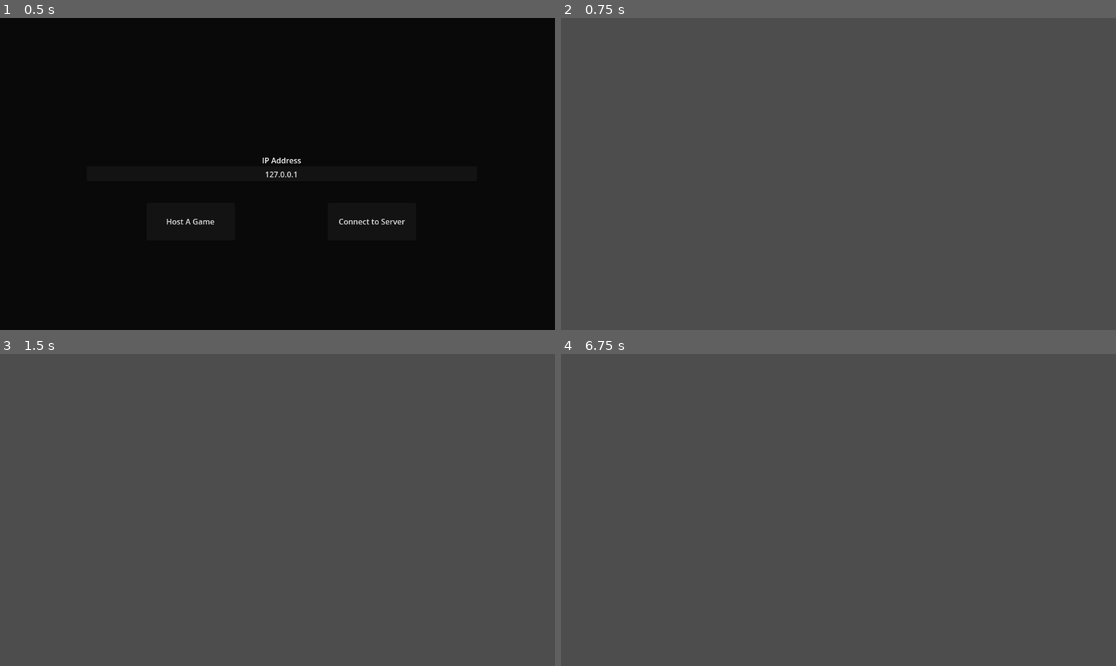
Above: before the commit, frames 1-4 (two rows, left to right).
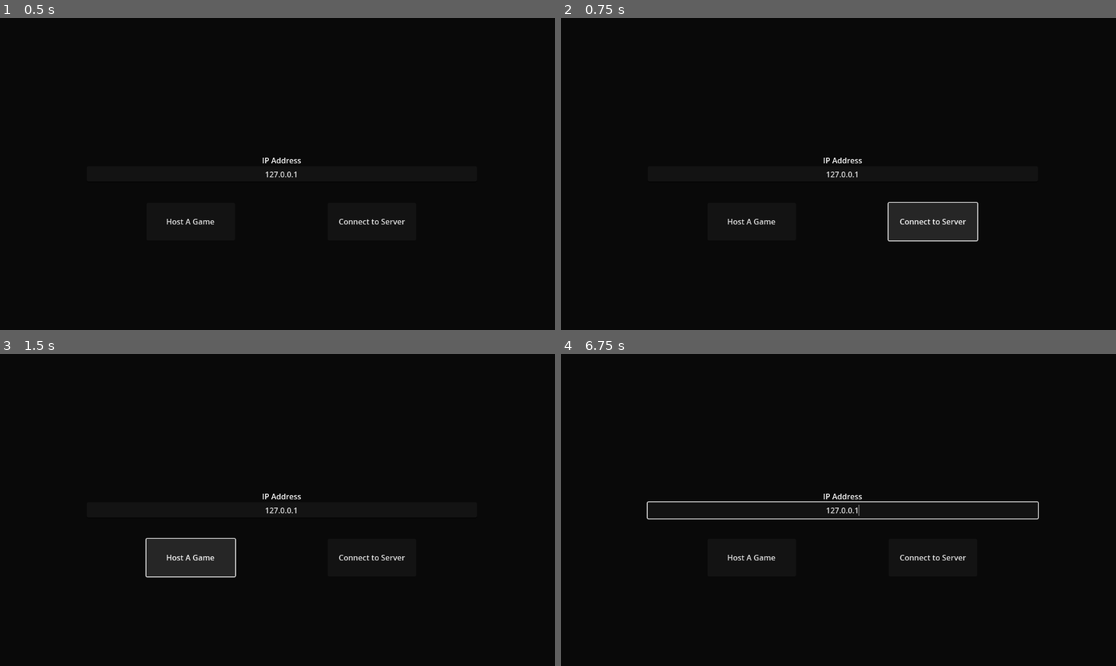
Above: after the commit, the same moments.

Repository: jeronimo-schreyer/multiplayer-voxel-test
Game: Godot game, scene res://main.tscn
The game is run twice, just before and just after one commit, with the same random seed, the same clock (stepped at 60 frames per second) and the same inputs.
Inputs (mouse positions are in pixels of both pictures, inside the frame that each line leads up to):
- Up to frame 1 (0.5 s): no input
- Up to frame 2 (0.75 s): click "Connect to Server" at 0.5 s
- Up to frame 3 (1.5 s): click (188, 556) at 1.25 s, where only the run after the commit has a clickable "Host A Game"
- Up to frame 4 (6.75 s): move the mouse to (960, 494) at 2.02 s; tap S (camera.back) at 2.1, 4.55, 5.1 s; click (960, 494) at 2.17 s; tap W (camera.forward) at 2.3, 2.85, 5.3, 5.85 s; move the mouse to (727, 525) at 2.77 s; click (727, 525) at 2.92 s; tap A (camera.left) at 3.05, 3.6, 6.05, 6.6 s; move the mouse to (894, 441) at 3.52 s; click (894, 441) at 3.67 s; tap D (camera.right) at 3.8, 4.35 s; move the mouse to (810, 572) at 4.27 s; click (810, 572) at 4.42 s; move the mouse to (1005, 556) at 5.02 s; click (1005, 556) at 5.17 s; tap Escape (ui_cancel) at 5.65 s; move the mouse to (672, 463) at 5.77 s; click (672, 463) at 5.92 s; move the mouse to (866, 510) at 6.52 s; click (866, 510) at 6.67 s

Frame 1 is identical in both runs. In frame 2, 100% of the frame differs, in the area x 0-100%, y 0-100%; in frame 3, 100%; in frame 4, 100%.
Error after the commit: Parse Error: Could not find base class "VoxelTerrain". (res://client/client.gd:1)

Commit message:
Client / Server login and implementation in main scene

Diff:
--- /dev/null
+++ b/client/client.gd
@@ -0,0 +1,81 @@
+extends VoxelTerrain
+
+
+@export var ray_length = 100.0
+@export var edit_radius = 2.5
+
+@onready var camera = get_node("%Camera3D")
+@onready var world = get_world_3d()
+@onready var tool = get_voxel_tool()
+
+var WS = WebSocketClient.new()
+var serializer = VoxelBlockSerializer.new()
+
+
+# Called when the node enters the scene tree for the first time.
+func _ready():
+	# WebSocketClient signals
+	WS.connection_established.connect(on_client_connected)
+	WS.connection_closed.connect(on_client_disconnected)
+	WS.connection_error.connect(on_client_connection_failed)
+	WS.data_received.connect(on_received_data)
+
+
+# Called every frame. 'delta' is the elapsed time since the previous frame.
+func _process(_delta):
+	if is_connected_to_server():
+		WS.poll()
+
+		# update position when its actually connected
+		if WS.get_peer(1).is_connected_to_host():
+			WS.get_peer(1).put_packet(var2bytes($Player.global_transform))
+
+
+func _exit_tree():
+	WS.disconnect_from_host(1001, "Bye bye!")
+
+
+func is_connected_to_server():
+	return Array([
+			WebSocketClient.CONNECTION_CONNECTING,
+			WebSocketClient.CONNECTION_CONNECTED,
+	]).has(WS.get_connection_status())
+
+
+func connect_to_url(host, port=8000, protocols=["binary"]):
+	printt("Client::connect_to_url - Connecting to host", host, port, protocols)
+
+	if WS.connect_to_url("ws://%s:%d" % [host, port], protocols) != OK:
+		set_process(false)
+
+
+func deserialize_voxel_buffer(data : PackedByteArray):
+	var stream_peer_buffer = StreamPeerBuffer.new()
+	var voxel_buffer = VoxelBuffer.new()
+	stream_peer_buffer.data_array = data
+	serializer.deserialize(stream_peer_buffer, voxel_buffer, data.size(), true)
+	return voxel_buffer
+
+
+func on_client_connected(protocol):
+	printt("Client::on_client_connected", protocol)
+	WS.get_peer(1).set_write_mode(WebSocketPeer.WRITE_MODE_BINARY)
+
+
+func on_client_connection_failed():
+	print("Client::on_client_connection_failed - Unable to reach server")
+
+
+func on_client_disconnected(clean=true):
+	print("Client::on_client_disconnected - clean: ", str(clean))
+
+
+func on_received_data():
+	var packet = bytes2var(WS.get_peer(1).get_packet())
+	var voxel_buffer = deserialize_voxel_buffer(packet[1])
+	match packet[0]:
+		Server.PacketType.BLOCK_DATA:
+			try_set_block_data(packet[2], voxel_buffer)
+		Server.PacketType.VOXEL_BUFFER:
+			printt("Client::on_received_data", str(voxel_buffer.get_size()))
+			tool.paste(packet[2], voxel_buffer, 1 << VoxelBuffer.CHANNEL_SDF, false)
--- /dev/null
+++ b/client/client.tscn
@@ -0,0 +1,37 @@
+[gd_scene load_steps=7 format=3 uid="uid://mv8imssn1s1o"]
+
+[ext_resource type="Script" path="res://client/client.gd" id="1_2fmie"]
+[ext_resource type="Script" path="res://client/player.gd" id="2_2yhhl"]
+
+[sub_resource type="Curve" id="Curve_vvko8"]
+_data = [Vector2(0, 0), 0.0, 0.0, 0, 0, Vector2(1, 1), 0.0, 0.0, 0, 0]
+point_count = 2
+
+[sub_resource type="FastNoiseLite" id="FastNoiseLite_0yntw"]
+
+[sub_resource type="VoxelGeneratorNoise2D" id="VoxelGeneratorNoise2D_6efiv"]
+height_start = 0.0
+height_range = 12.0
+noise = SubResource( "FastNoiseLite_0yntw" )
+curve = SubResource( "Curve_vvko8" )
+
+[sub_resource type="VoxelMesherTransvoxel" id="VoxelMesherTransvoxel_qt768"]
+
+[node name="VoxelTerrain" type="VoxelTerrain"]
+generator = SubResource( "VoxelGeneratorNoise2D_6efiv" )
+mesher = SubResource( "VoxelMesherTransvoxel_qt768" )
+automatic_loading_enabled = false
+run_stream_in_editor = false
+script = ExtResource( "1_2fmie" )
+
+[node name="Player" type="Node3D" parent="."]
+transform = Transform3D(1, 0, 0, 0, 1, 0, 0, 0, 1, 0, 12, 0)
+script = ExtResource( "2_2yhhl" )
+
+[node name="CameraRig" type="Node3D" parent="Player"]
+
+[node name="Camera3D" type="Camera3D" parent="Player/CameraRig"]
+unique_name_in_owner = true
+
+[node name="VoxelViewer" type="VoxelViewer" parent="Player/CameraRig/Camera3D"]
+view_distance = 192
--- /dev/null
+++ b/client/player.gd
@@ -0,0 +1,47 @@
+extends Node3D
+
+
+@export var mouse_sensitivity = 0.1
+@export var speed = 50.0
+
+@onready var rig = $CameraRig
+@onready var camera = get_node("%Camera3D")
+
+
+# Called every frame. 'delta' is the elapsed time since the previous frame.
+func _process(delta):
+	var y_movement = 0.0
+	if Input.is_action_pressed("camera.down"):
+		y_movement = -1.0
+	elif Input.is_action_pressed("camera.up"):
+		y_movement = 1.0
+
+	var input_vector = Input.get_vector(
+			"camera.left",
+			"camera.right",
+			"camera.forward",
+			"camera.back")
+
+	var camera_basis = camera.transform.basis
+	var direction = camera_basis * Vector3(
+			input_vector.x,
+			y_movement,
+			input_vector.y)
+
+	translate(direction * speed * delta)
+
+
+func _input(event):
+	if Input.is_action_just_pressed("ui_cancel"):
+		if Input.get_mouse_mode() == Input.MOUSE_MODE_VISIBLE:
+			Input.set_mouse_mode(Input.MOUSE_MODE_CAPTURED)
+		else:
+			Input.set_mouse_mode(Input.MOUSE_MODE_VISIBLE)
+
+	if event is InputEventMouseMotion and Input.get_mouse_mode() == Input.MOUSE_MODE_CAPTURED:
+		rig.rotate_x(deg2rad(event.relative.y * -mouse_sensitivity))
+		rotate_y(deg2rad(event.relative.x * -mouse_sensitivity))
+
+		var camera_rot = rig.rotation
+		camera_rot.x = clamp(camera_rot.x, deg2rad(-70), deg2rad(70))
+		rig.rotation = camera_rot
--- a/main.gd
+++ b/main.gd
@@ -6,8 +6,13 @@
 
 
 func on_connect_to_server_pressed():
+	var client = preload("res://client/client.tscn").instantiate()
+	client.connect_to_url(ip_address.text)
+	add_child(client)
+
 	login.hide()
 
 
 func on_host_game_pressed():
+	add_child(preload("res://server/server.tscn").instantiate())
 	login.hide()
--- a/project.godot
+++ b/project.godot
@@ -7,6 +7,16 @@
 ;   param=value ; assign values to parameters
 
 config_version=5
+
+_global_script_classes=[{
+"base": "VoxelTerrain",
+"class": &"Server",
+"language": &"GDScript",
+"path": "res://server/server.gd"
+}]
+_global_script_class_icons={
+"Server": ""
+}
 
 [application]
 
--- /dev/null
+++ b/server/remote_player.tscn
@@ -0,0 +1,7 @@
+[gd_scene format=3 uid="uid://ydmrfxc6gg2w"]
+
+[node name="RemotePlayer" type="Node3D"]
+transform = Transform3D(1, 0, 0, 0, 1, 0, 0, 0, 1, 0, 12, 0)
+
+[node name="VoxelViewer" type="VoxelViewer" parent="."]
+requires_data_block_notifications = true
--- /dev/null
+++ b/server/server.gd
@@ -0,0 +1,112 @@
+extends VoxelTerrain
+class_name Server
+
+
+@export var ray_length = 100.0
+@export var edit_radius = 2.5
+
+@onready var tool = get_voxel_tool()
+@onready var world = get_world_3d()
+
+var WS = WebSocketServer.new()
+var serializer = VoxelBlockSerializer.new()
+var voxel_buffer = VoxelBuffer.new()
+
+
+enum PacketType {
+	BLOCK_DATA,
+	VOXEL_BUFFER,
+}
+
+
+# Called when the node enters the scene tree for the first time.
+func _ready():
+	WS.client_connected.connect(on_client_connected)
+	WS.client_disconnected.connect(on_client_disconnected)
+	WS.client_close_request.connect(on_client_close_request)
+	WS.data_received.connect(on_received_data)
+
+	stream = preload("res://stream/world.tres")
+
+	listen(8000, PackedStringArray(["binary"]))
+
+
+# Called every frame. 'delta' is the elapsed time since the previous frame.
+func _process(_delta):
+	if WS.is_listening():
+		WS.poll()
+
+
+func _exit_tree():
+	WS.stop()
+
+
+func _unhandled_input(event):
+	if event is InputEventMouseButton and event.pressed and event.button_index == MOUSE_BUTTON_LEFT:
+		var params = PhysicsRayQueryParameters3D.new()
+		params.from = $Camera3D.project_ray_origin(event.position)
+		params.to = params.from + $Camera3D.project_ray_normal(event.position) * ray_length
+		var hit = world.direct_space_state.intersect_ray(params)
+		if not hit.is_empty():
+			tool.do_sphere(hit.position, edit_radius)
+			save_modified_blocks()
+
+
+func _on_data_block_entered(info):
+	var peer_id = info.get_network_peer_id()
+	if info.are_voxels_edited():
+		send_voxel_buffer_to(PacketType.BLOCK_DATA, peer_id, info.get_voxels(), info.get_position())
+
+
+func _on_area_edited(origin, size):
+	printt("Server::_on_area_edited", origin, size)
+	var peers_in_area = get_viewer_network_peer_ids_in_area(origin, size)
+	if peers_in_area.size() > 0:
+		voxel_buffer.create(size.x, size.y, size.z)
+		tool.copy(origin, voxel_buffer, 1 << VoxelBuffer.CHANNEL_SDF)
+		for peer_id in peers_in_area:
+			printt("Server::_on_area_edited - viewer near edition", peer_id)
+			send_voxel_buffer_to(PacketType.VOXEL_BUFFER, peer_id, voxel_buffer, origin)
+
+
+func listen(port, supported_protocols):
+	printt("Server::listening", int(port), ",".join(supported_protocols))
+	var res = WS.listen(int(port), supported_protocols)
+	if res != OK:
+		printerr("Server::listen - failed to listen to port ", int(port))
+		set_process(false)
+
+
+func send_voxel_buffer_to(msg_id, peer_id, buffer, block_position):
+	var peer = WS.get_peer(peer_id)
+	var stream_peer_buffer = StreamPeerBuffer.new()
+	var _size = serializer.serialize(stream_peer_buffer, buffer, true)
+	peer.put_packet(var2bytes([msg_id, stream_peer_buffer.data_array, block_position]))
+
+
+func on_client_close_request(id, code, reason=""):
+	if reason == "":
+		reason = "No Reason"
+	printt("Server::on_client_close_request", id, code, reason)
+
+
+func on_client_connected(id, protocol, resource_name):
+	printt("Server::on_client_connected", id, protocol, resource_name)
+	WS.get_peer(id).set_write_mode(WebSocketPeer.WRITE_MODE_BINARY)
+
+	var remote_player = preload("res://server/remote_player.tscn").instantiate()
+	remote_player.set_name(str(id))
+	remote_player.get_node("VoxelViewer").set_network_peer_id(id)
+	add_child(remote_player)
+
+
+func on_client_disconnected(id, clean=true):
+	printt("Server::on_client_disconnected", id, str(clean))
+	if has_node(str(id)):
+		get_node(str(id)).queue_free()
+
+
+# update voxel viewer position
+func on_received_data(id):
+	var packet = bytes2var(WS.get_peer(id).get_packet())
+	get_node(str(id)).global_transform = packet
--- /dev/null
+++ b/server/server.tscn
@@ -0,0 +1,30 @@
+[gd_scene load_steps=6 format=3 uid="uid://bptvu2xjv4feo"]
+
+[ext_resource type="Script" path="res://server/server.gd" id="1_js64x"]
+
+[sub_resource type="Curve" id="Curve_vvko8"]
+_data = [Vector2(0, 0), 0.0, 0.0, 0, 0, Vector2(1, 1), 0.0, 0.0, 0, 0]
+
+[sub_resource type="FastNoiseLite" id="FastNoiseLite_0yntw"]
+
+[sub_resource type="VoxelGeneratorNoise2D" id="VoxelGeneratorNoise2D_6efiv"]
+height_start = 0.0
+height_range = 12.0
+noise = SubResource( "FastNoiseLite_0yntw" )
+curve = SubResource( "Curve_vvko8" )
+
+[sub_resource type="VoxelMesherTransvoxel" id="VoxelMesherTransvoxel_qt768"]
+
+[node name="VoxelTerrain" type="VoxelTerrain"]
+generator = SubResource( "VoxelGeneratorNoise2D_6efiv" )
+mesher = SubResource( "VoxelMesherTransvoxel_qt768" )
+block_enter_notification_enabled = true
+area_edit_notification_enabled = true
+script = ExtResource( "1_js64x" )
+edit_radius = 10.0
+
+[node name="Camera3D" type="Camera3D" parent="."]
+transform = Transform3D(1, 0, 0, 0, 0, 1, 0, -1, 0, 0, 99, 0)
+projection = 1
+size = 500.0
+far = 100.0
--- /dev/null
+++ b/stream/world.tres
@@ -0,0 +1,4 @@
+[gd_resource type="VoxelStreamSQLite" format=3 uid="uid://cicq50kowbkd7"]
+
+[resource]
+database_path = "stream/world.db"
Not shown, changed: .gitignore
